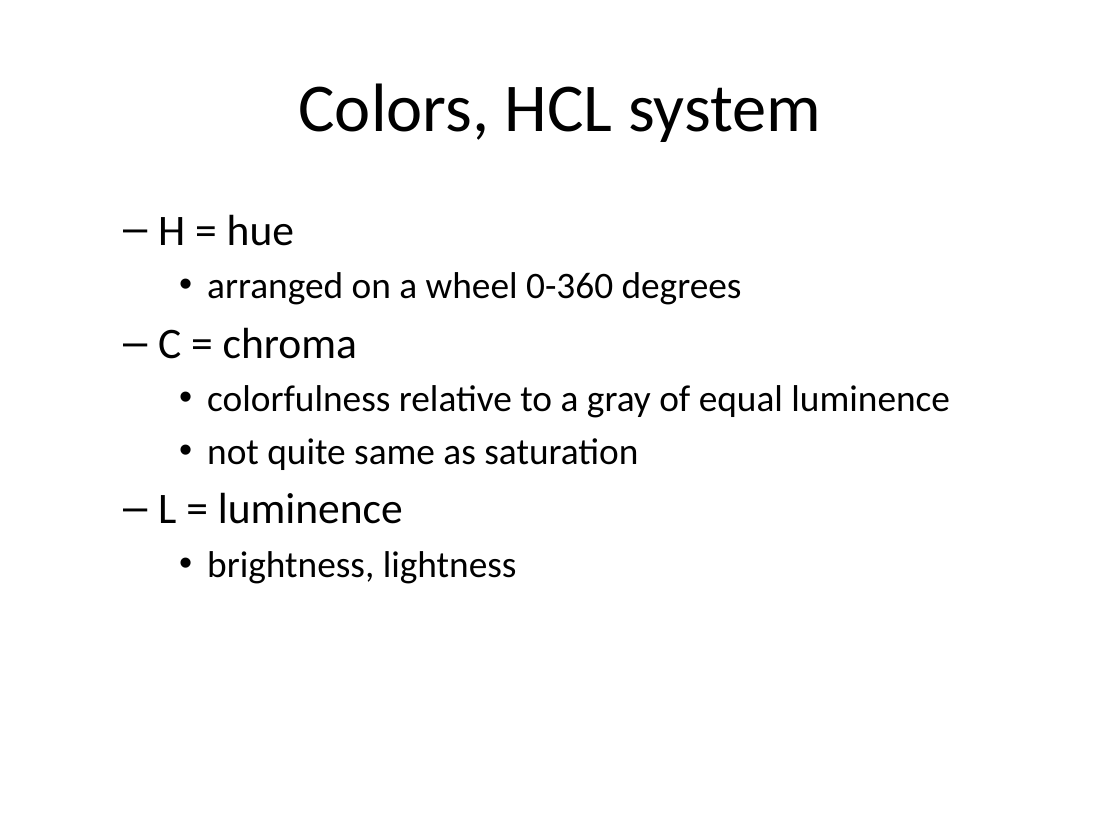
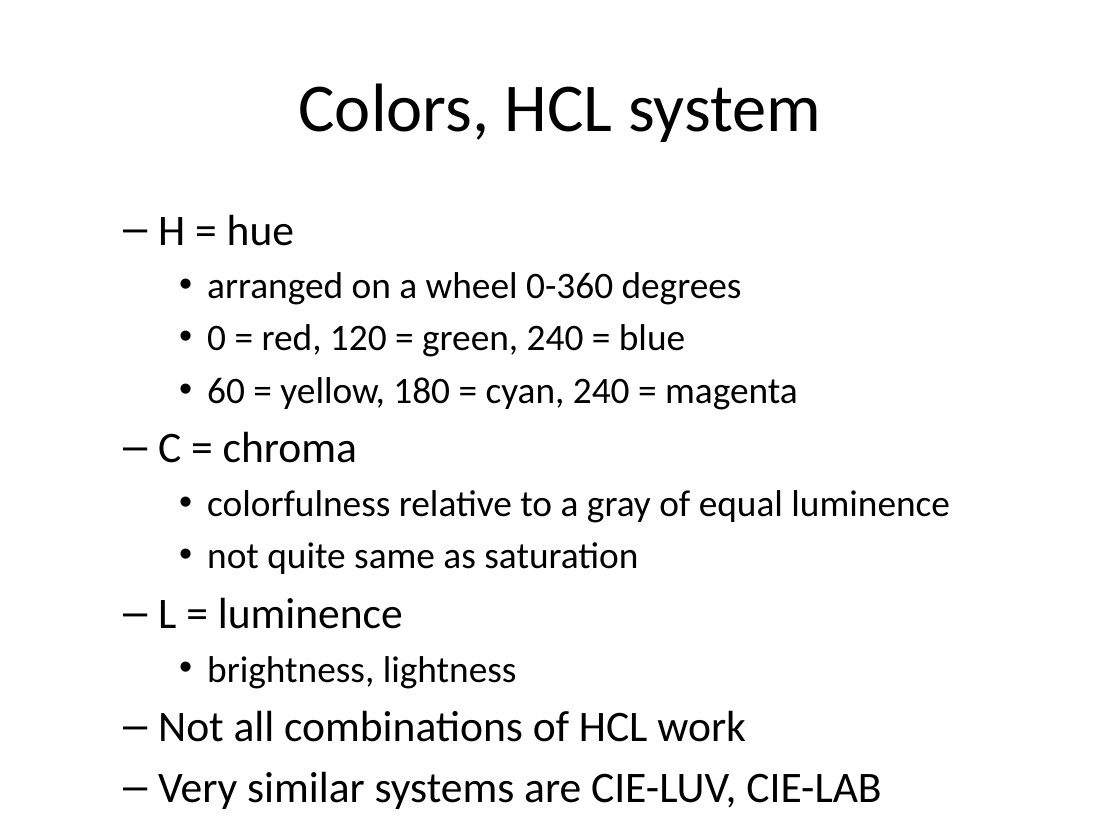
Before and after one commit to pmean/data-visualization, a slide deck: slide 39 of data-viz-02/component/tutorial-colors.pptx (slide 33 before the commit). Drawn at 1120x840 pixels with LibreOffice and Linux fonts; fonts in the diff are those of the drawing. Boxes give left, top, right and bottom in pixels: in the first picture for what was removed or moved away, otherwise in the second. Text is boxed around its words. In the diff, an @@ line names an element or a change of style, - is before the commit and + after.

```diff
--- a/data-viz-02/component/tutorial-colors.pptx
+++ b/data-viz-02/component/tutorial-colors.pptx
@@ text at [207, 324, 798, 410]: paragraphs added @@
+    • 0 = red, 120 = green, 240 = blue
+    • 60 = yellow, 180 = cyan, 240 = magenta
@@ text at [158, 710, 881, 809]: paragraphs added @@
+  – Not all combinations of HCL work
+  – Very similar systems are CIE-LUV, CIE-LAB
```
Also in this commit, not shown: 7 slides added, 1 slide removed, 16 other files.
